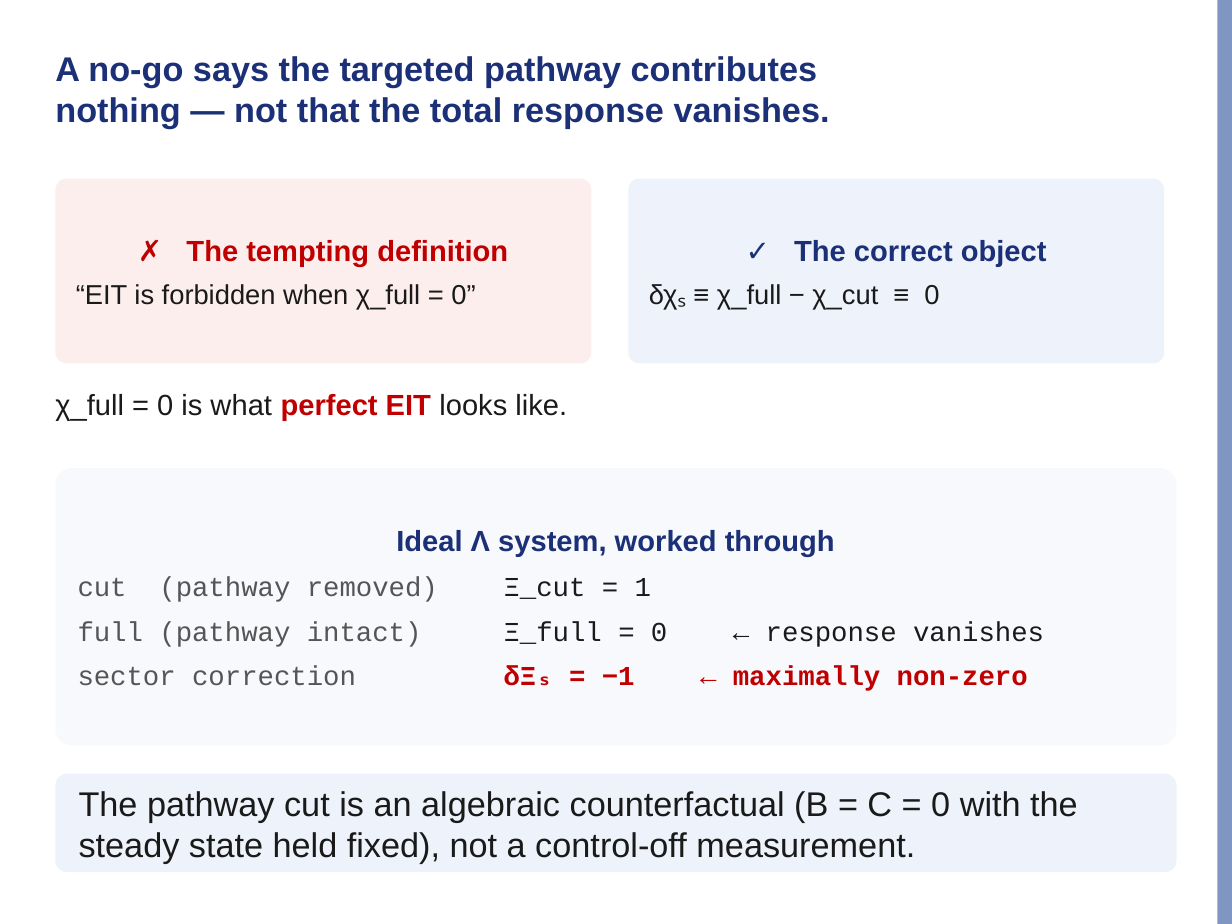
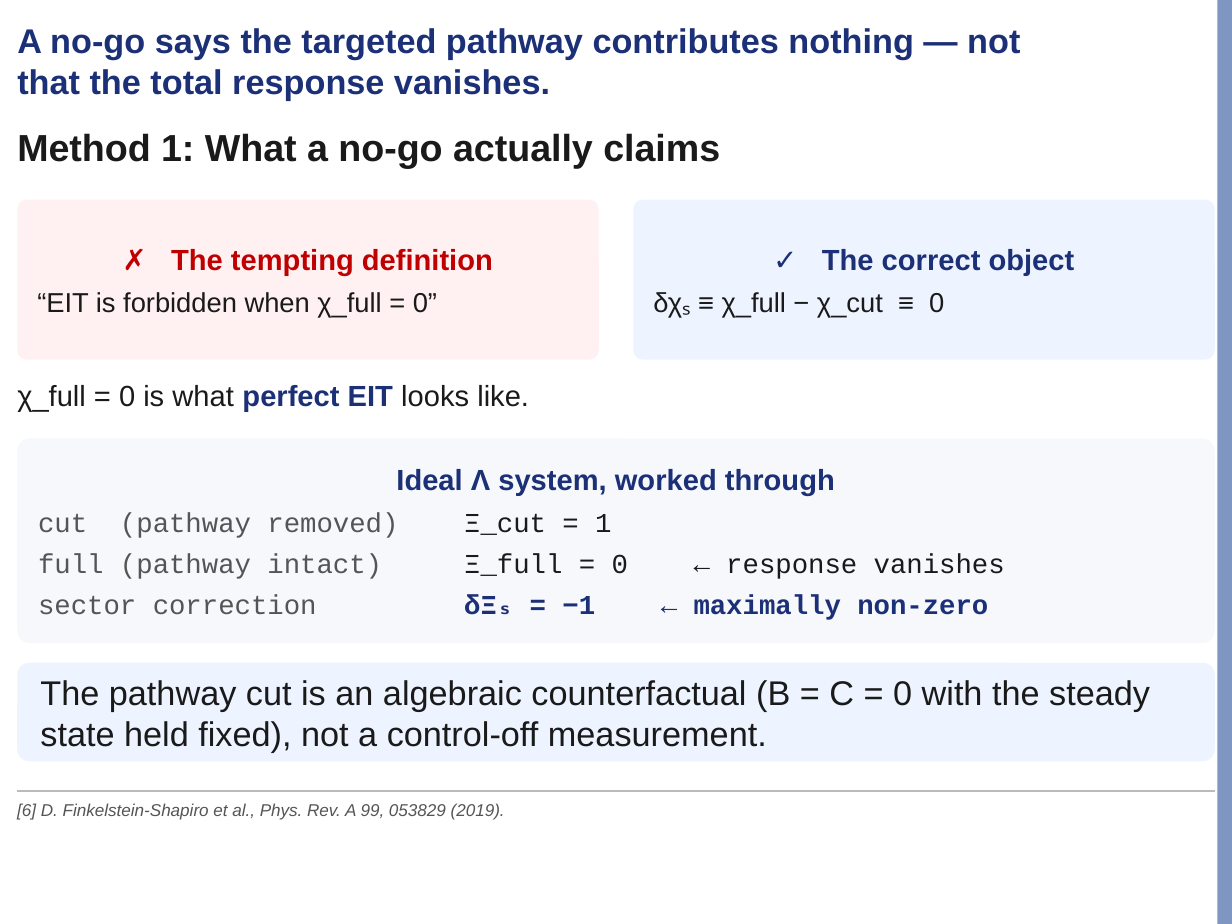
Before and after one commit to Risei412/NV-EIT-space, a slide deck: slide 8 of presentations/lab_seminar/nv_eit_seminar.pptx. Drawn at 1232x924 pixels with LibreOffice and Linux fonts; fonts in the diff are those of the drawing; background and template pictures are left out. Boxes give left, top, right and bottom in pixels: in the first picture for what was removed or moved away, otherwise in the second. Text is boxed around its words. In the diff, an @@ line names an element or a change of style, - is before the commit and + after.

```diff
--- a/presentations/lab_seminar/nv_eit_seminar.pptx
+++ b/presentations/lab_seminar/nv_eit_seminar.pptx
@@ text "A no-go says the targeted ..." rewrapped from bbox=[55, 56, 830, 129] to bbox=[17, 28, 1020, 101] @@
@@ text added at bbox=[17, 133, 720, 169], 22 pt, text #1A1A1A, bold @@
+Method 1: What a no-go actually claims
@@ rounded rectangle "✗ The tempting definition": place and size @@
-rounded rectangle "✗ The tempting definition" at bbox=[55, 179, 591, 363]
+rounded rectangle "✗ The tempting definition" at bbox=[17, 200, 599, 360]
@@ rounded rectangle "✗ The tempting definition" at bbox=[17, 200, 599, 360]: fill #FDEEEE to #FFF1F1 @@
@@ rounded rectangle "✓ The correct object": place and size @@
-rounded rectangle "✓ The correct object" at bbox=[628, 179, 1164, 363]
+rounded rectangle "✓ The correct object" at bbox=[633, 200, 1215, 360]
@@ rounded rectangle "✓ The correct object" at bbox=[633, 200, 1215, 360]: fill #EEF2FA to #EEF4FF @@
@@ text in rounded rectangle at bbox=[37, 292, 437, 318]: less space between paragraphs @@
@@ text in rounded rectangle at bbox=[722, 292, 944, 318]: less space between paragraphs @@
@@ text "χ_full = 0 is what ...": place and size @@
-text "χ_full = 0 is what ..." at bbox=[55, 394, 567, 421]
+text "χ_full = 0 is what ..." at bbox=[17, 385, 529, 411]
@@ text "χ_full = 0 is what ..." at bbox=[17, 385, 529, 411]: text colour #C00000 to #1C3077 in "perfect EIT" @@
@@ rounded rectangle "Ideal Λ system, worked through": place and size @@
-rounded rectangle "Ideal Λ system, worked through" at bbox=[55, 468, 1177, 745]
+rounded rectangle "Ideal Λ system, worked through" at bbox=[17, 439, 1215, 643]
@@ rounded rectangle "Ideal Λ system, worked through" at bbox=[17, 439, 1215, 643]: fill #F7F9FC to #F6F8FC @@
@@ text in rounded rectangle at bbox=[38, 512, 1005, 620]: text colour #C00000 to #1C3077 in "δΞₛ = −1 ← maximally non-zero"; less space between paragraphs @@
@@ rounded rectangle "The pathway cut is an ..." at bbox=[17, 663, 1215, 761]: fill #EEF2FA to #EEF4FF @@
@@ rounded rectangle "The pathway cut is an ...": place and size @@
-rounded rectangle "The pathway cut is an ..." at bbox=[55, 774, 1177, 872]
+rounded rectangle "The pathway cut is an ..." at bbox=[17, 663, 1215, 761]
@@ line added from (17, 791) to (1215, 791), #BBBBBB 0.75 pt @@
@@ text added at bbox=[17, 803, 505, 820], 10 pt, text #555555, italic @@
+[6] D. Finkelstein-Shapiro et al., Phys. Rev. A 99, 053829 (2019).
```
Also in this commit, not shown: 20 other slides changed, 1 slide added, 1 slide removed, 13 other files.
